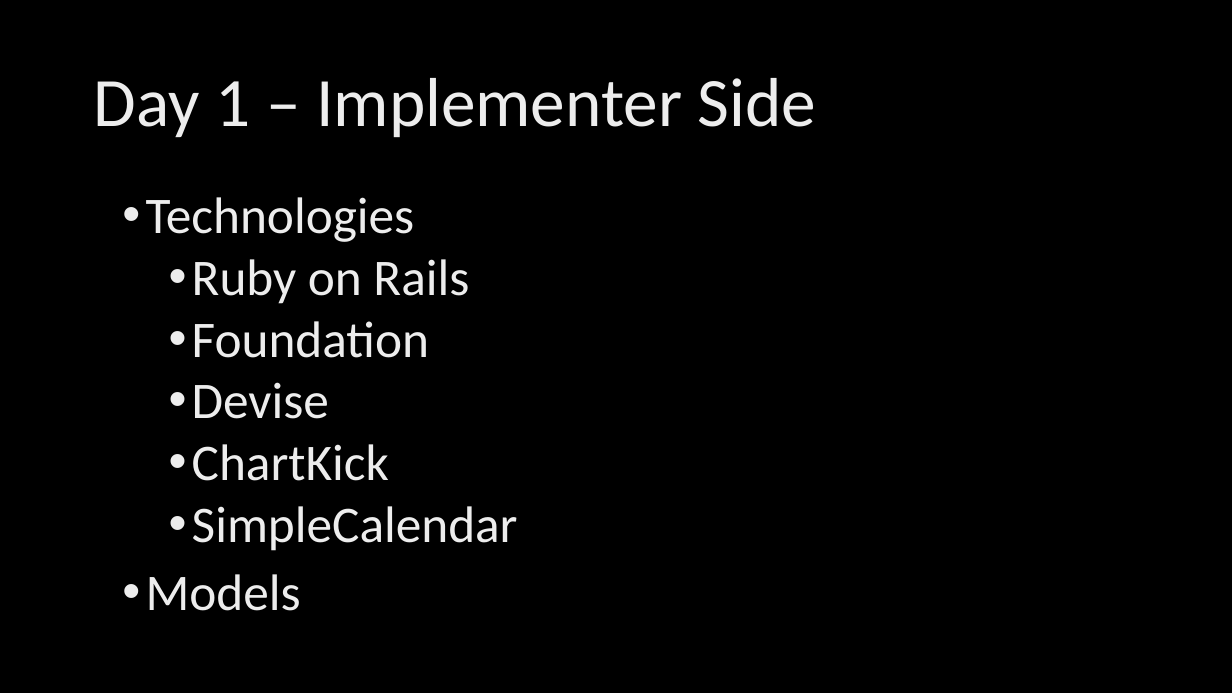
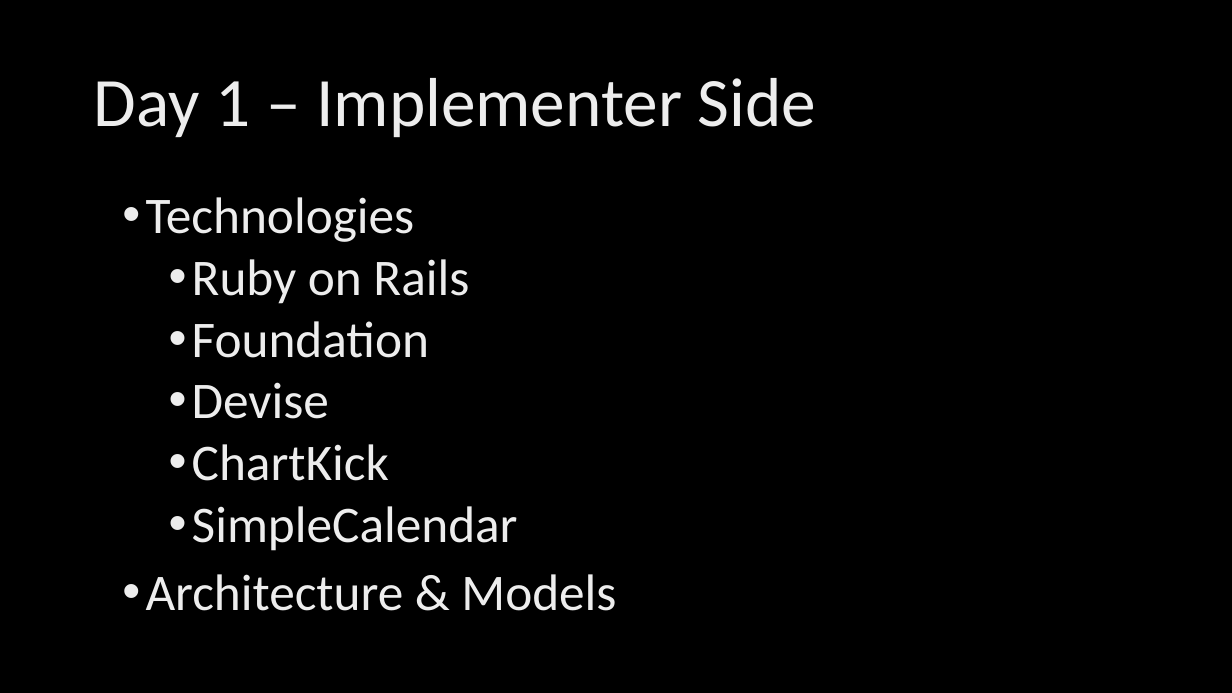
Before and after one commit to kylambouldin/CSE3901-FinalProject, a slide deck: slide 4 of Presentation.pptx. Drawn at 1232x693 pixels with LibreOffice and Linux fonts; fonts in the diff are those of the drawing; background and template pictures are left out. Boxes give left, top, right and bottom in pixels: in the first picture for what was removed or moved away, otherwise in the second. Text is boxed around its words. In the diff, an @@ line names an element or a change of style, - is before the commit and + after.

```diff
--- a/Presentation.pptx
+++ b/Presentation.pptx
@@ text at (146,574,616,611): text changed @@
-• Models
+• Architecture & Models
```
Also in this commit, not shown: 4 other slides changed.
